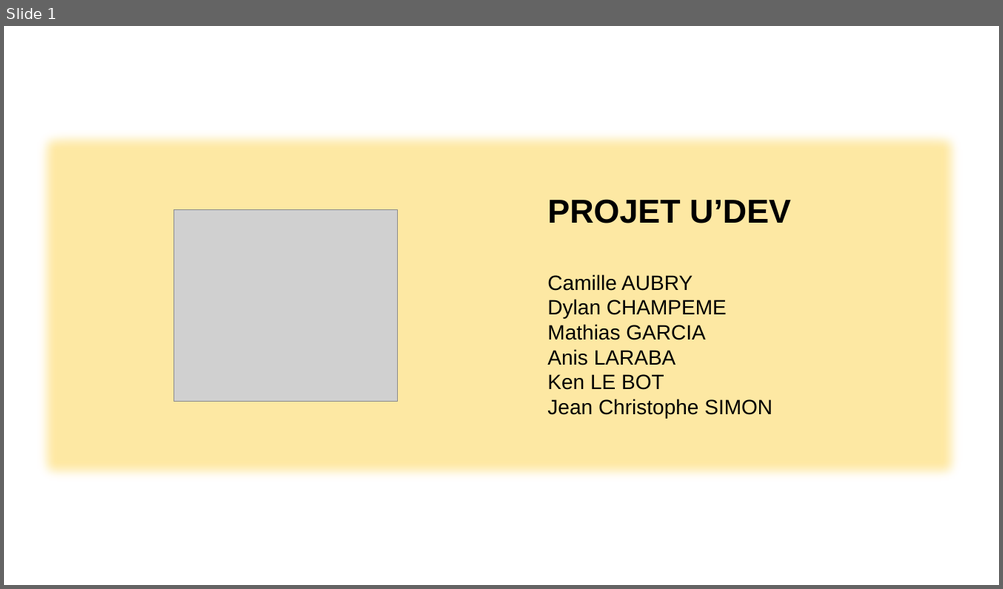
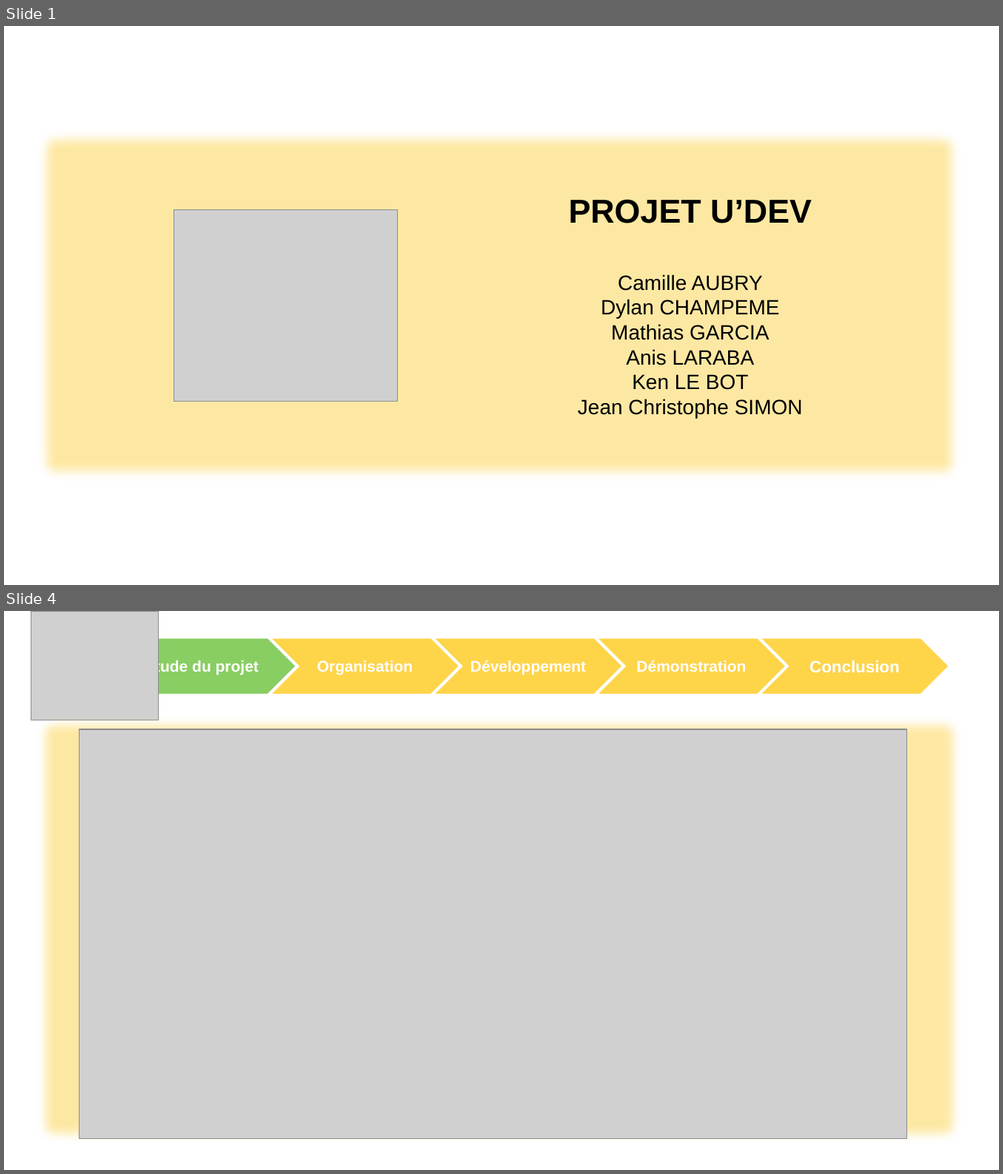
Before and after one commit to ChampemeDylan/UPOP, a slide deck: DIAPO.pptx. Shown one above the other, each under a label of ours: slide 1 before the commit, slides 1 and 4 after it; the slides between them are not shown. The pictures are 1003x589 and 1003x1174 pixels, drawn with LibreOffice and Linux fonts; fonts in the diff are those of the drawing; grey boxes stand for pictures; background and template pictures are left out. Boxes give left, top, right and bottom in pixels: in the first picture for what was removed or moved away, otherwise in the second. Text is boxed around its words. In the diff, an @@ line names an element or a change of style, - is before the commit and + after.

```diff
--- a/DIAPO.pptx
+++ b/DIAPO.pptx
@@ slide 4 added at (x1=4, y1=611, x2=999, y2=1170), background picture (left out) @@
@@ group added at (x1=31, y1=611, x2=949, y2=721): 5 chevrons, 1 picture @@
+Etude du projet
+Conclusion
+Organisation
+Développement
+Démonstration
@@ rectangle added at (x1=31, y1=711, x2=968, y2=1149), fill #FED449 at 50% opacity @@
@@ picture added at (x1=79, y1=729, x2=908, y2=1139) @@
@@ text added at (x1=93, y1=748, x2=910, y2=813), 28 pt, text #000000, bold @@
+Schéma du site
@@ slide 1 changed as well @@
@@ text "PROJET U’DEV" at (x1=569, y1=199, x2=811, y2=418): alignment left to centre @@
```
Also in this commit, not shown: 1 other slide changed, 16 other slides added, 1 slide removed.
